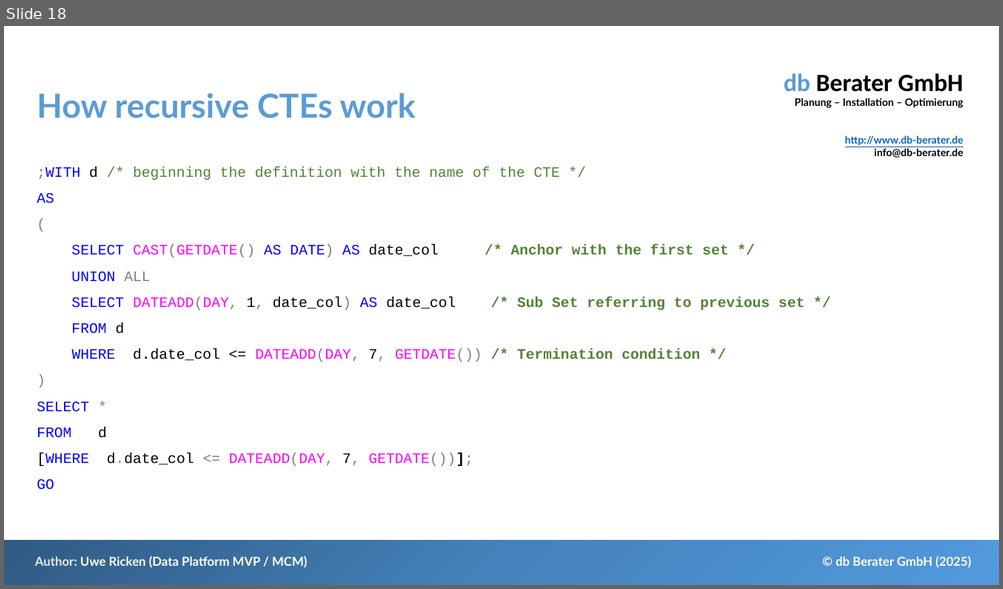
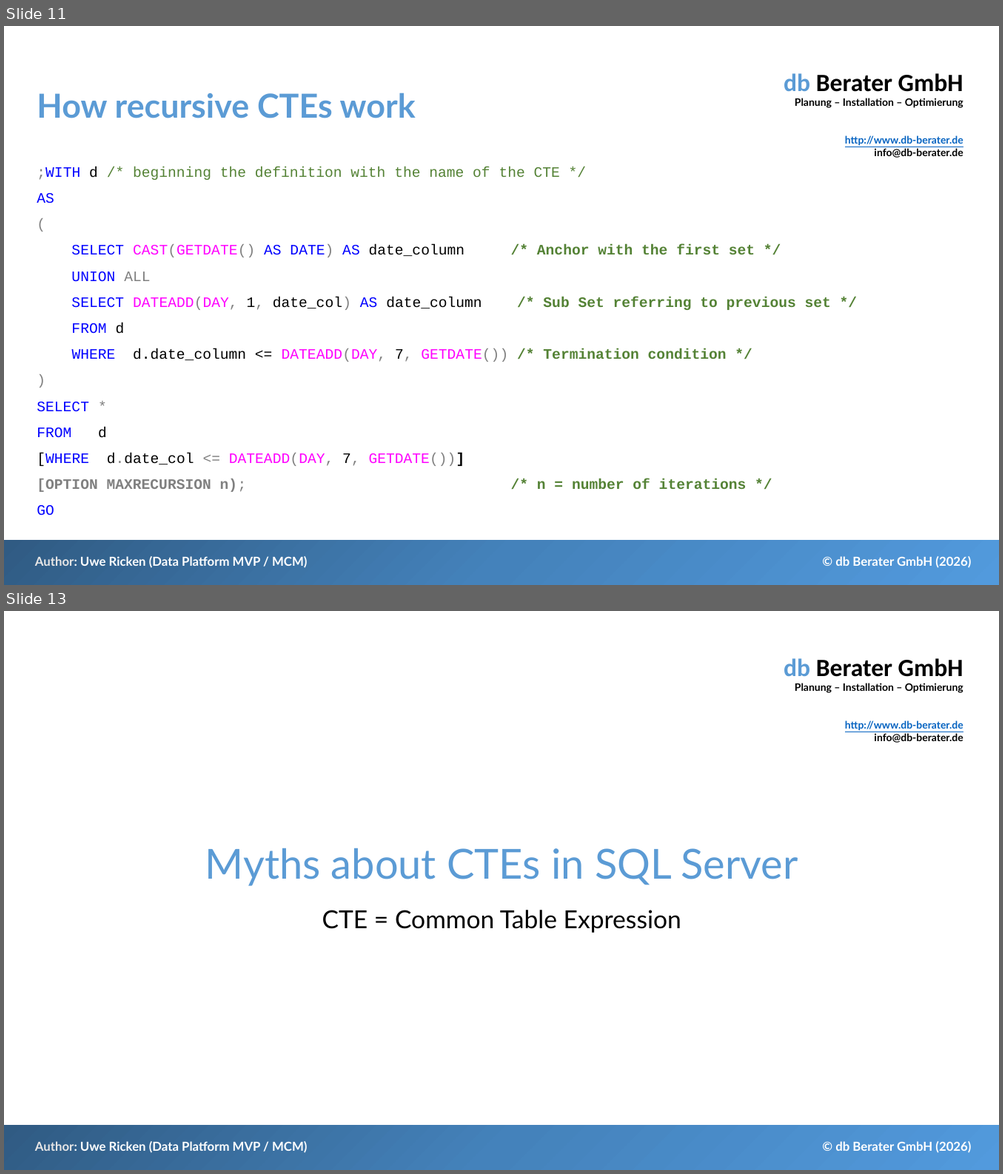
Before and after one commit to db-berater/Debunk-Myths-about-CTE, a slide deck: 01 - Documents and Preparation/Debunk Myths About CTE.pptx. Shown one above the other, each under a label of ours: slide 18 before the commit, slides 11 and 13 after it; the slides between them are not shown. The pictures are 1003x589 and 1003x1174 pixels, drawn with LibreOffice and Linux fonts; fonts in the diff are those of the drawing. Boxes give left, top, right and bottom in pixels: in the first picture for what was removed or moved away, otherwise in the second. Text is boxed around its words. In the diff, an @@ line names an element or a change of style, - is before the commit and + after.

```diff
--- a/01 - Documents and Preparation/Debunk Myths About CTE.pptx
+++ b/01 - Documents and Preparation/Debunk Myths About CTE.pptx
@@ slide 13 added at <box>4,611,999,1170</box>, background #FFFFFF; not listed: 4 template elements that a slide beside it also shows @@
@@ title added at <box>205,848,798,886</box>, 40 pt, text #5B9BD5 @@
+Myths about CTEs in SQL Server
@@ subtitle added at <box>322,910,681,933</box>, 24 pt, text #000000 @@
+CTE = Common Table Expression
@@ what was slide 18 is now slide 11 @@
@@ slide 11 changed as well @@
@@ text at <box>71,245,754,258</box>: text changed @@
-SELECT CAST(GETDATE() AS DATE) AS date_col /* Anchor with the first set */
+SELECT CAST(GETDATE() AS DATE) AS date_column /* Anchor with the first set */
@@ text at <box>71,297,831,310</box>: text changed @@
-SELECT DATEADD(DAY, 1, date_col) AS date_col /* Sub Set referring to previous set */
+SELECT DATEADD(DAY, 1, date_col) AS date_column /* Sub Set referring to previous set */
@@ text at <box>72,349,726,362</box>: text changed @@
-WHERE d.date_col <= DATEADD(DAY, 7, GETDATE()) /* Termination condition */
+WHERE d.date_column <= DATEADD(DAY, 7, GETDATE()) /* Termination condition */
@@ text at <box>37,453,746,492</box>: text changed; text colour #FF00FF to #808080; bold on @@
-[WHERE d.date_col <= DATEADD(DAY, 7, GETDATE())];
+[WHERE d.date_col <= DATEADD(DAY, 7, GETDATE())]
+[OPTION MAXRECURSION n); /* n = number of iterations */
@@ text at <box>835,557,970,568</box>: text changed @@
-© db Berater GmbH (2025)
+© db Berater GmbH (2026)
```
Also in this commit, not shown: 28 other slides changed, 7 other slides added, 41 other files.
